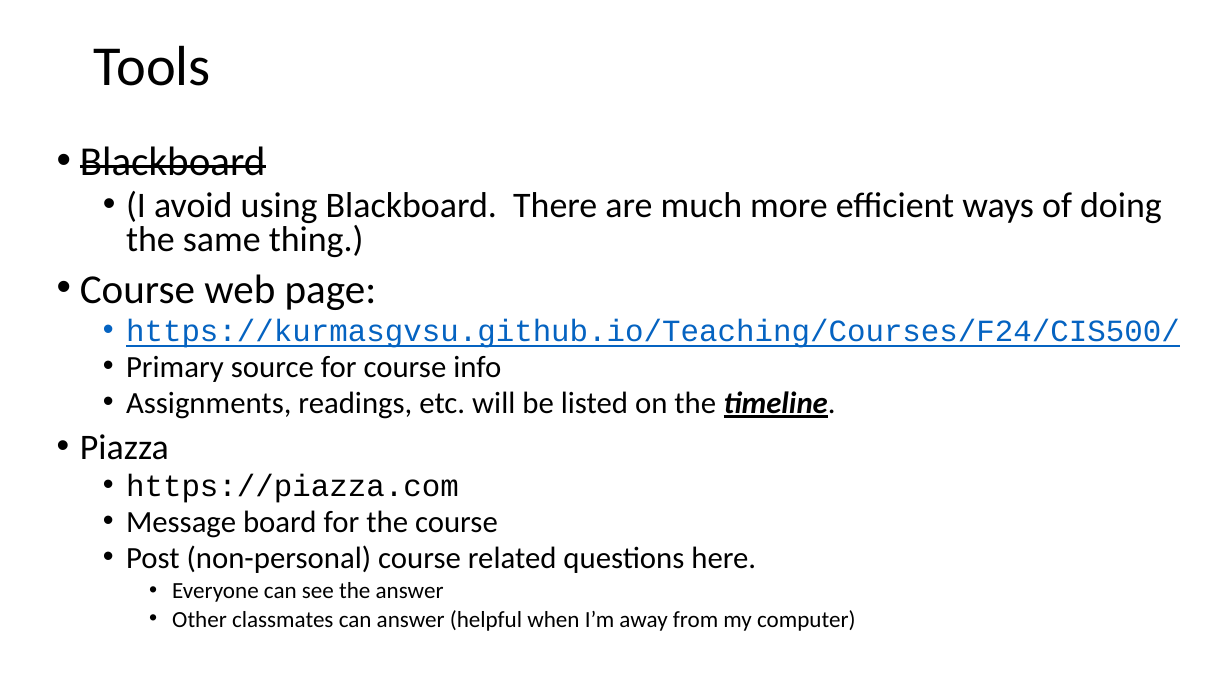
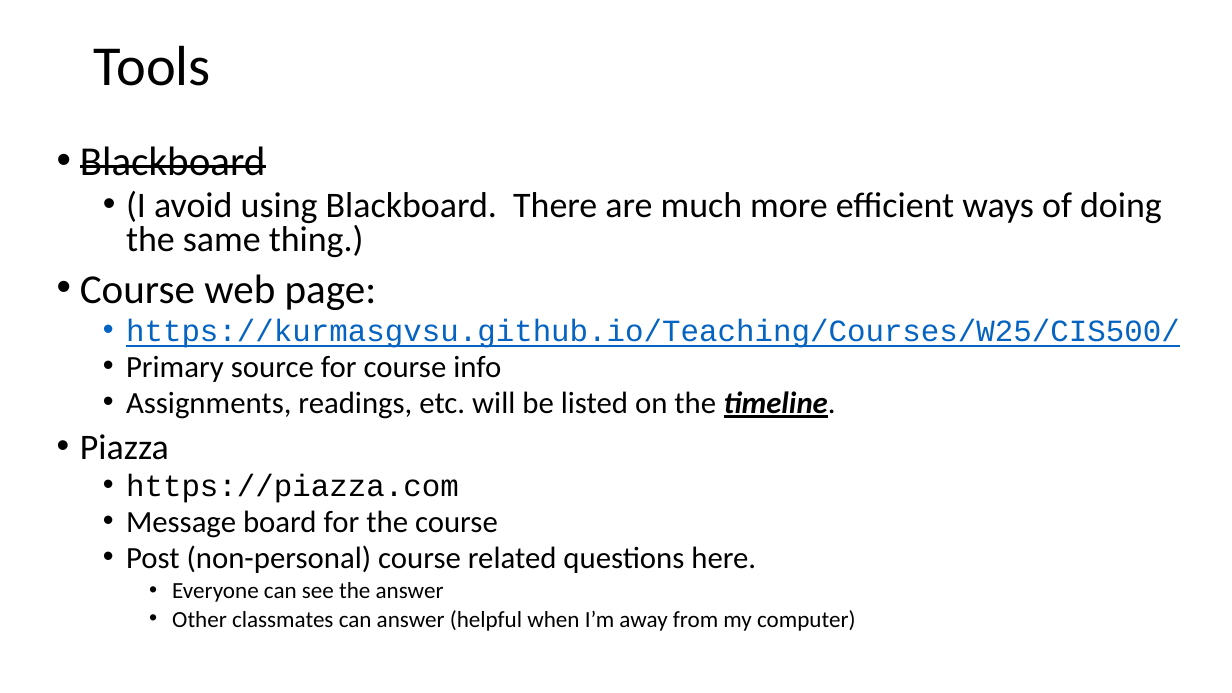
Before and after one commit to KurmasGVSU/KurmasGVSU.github.io, a slide deck: slide 5 of Teaching/Courses/W25/CIS500/LectureNotes/cis500_intro.pptx. Drawn at 1232x693 pixels with LibreOffice and Linux fonts; fonts in the diff are those of the drawing. Boxes give left, top, right and bottom in pixels: in the first picture for what was removed or moved away, otherwise in the second. Text is boxed around its words. In the diff, an @@ line names an element or a change of style, - is before the commit and + after.

```diff
--- a/Teaching/Courses/W25/CIS500/LectureNotes/cis500_intro.pptx
+++ b/Teaching/Courses/W25/CIS500/LectureNotes/cis500_intro.pptx
@@ text at (x1=126, y1=319, x2=1180, y2=348): text changed @@
-  • https://kurmasgvsu.github.io/Teaching/Courses/F24/CIS500/
+  • https://kurmasgvsu.github.io/Teaching/Courses/W25/CIS500/
```
Also in this commit, not shown: 3 other slides changed.
